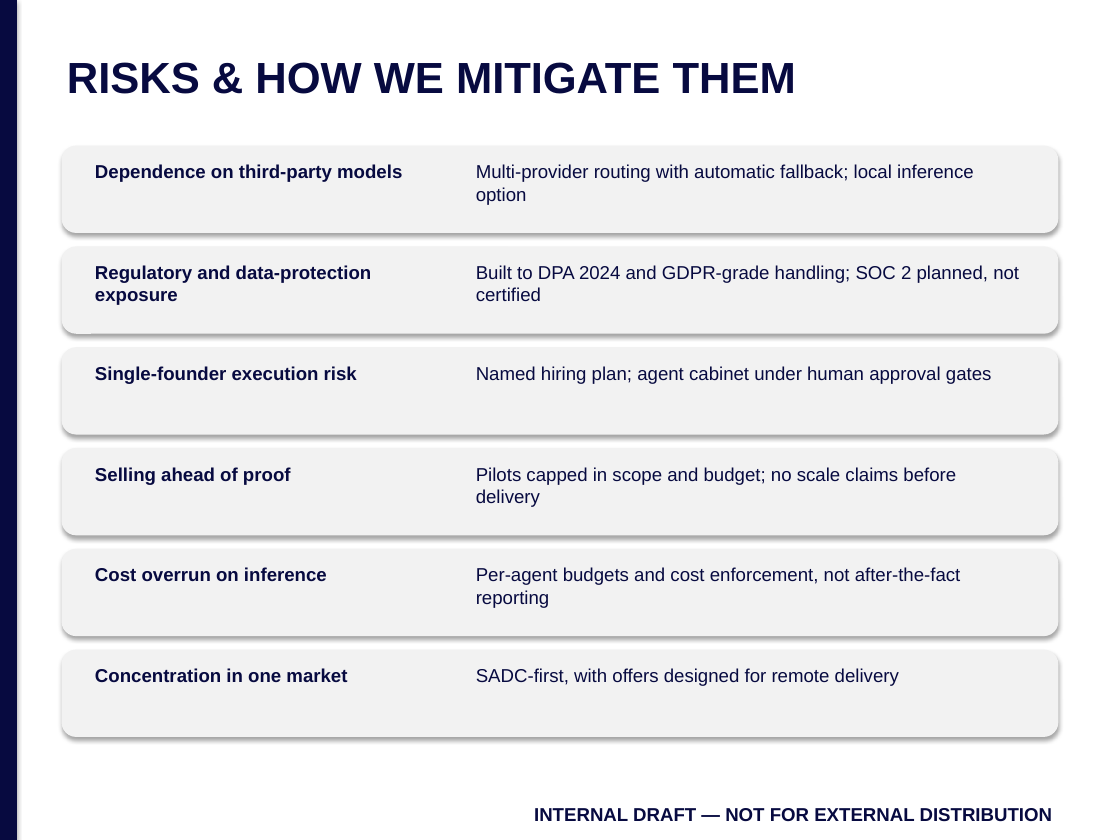
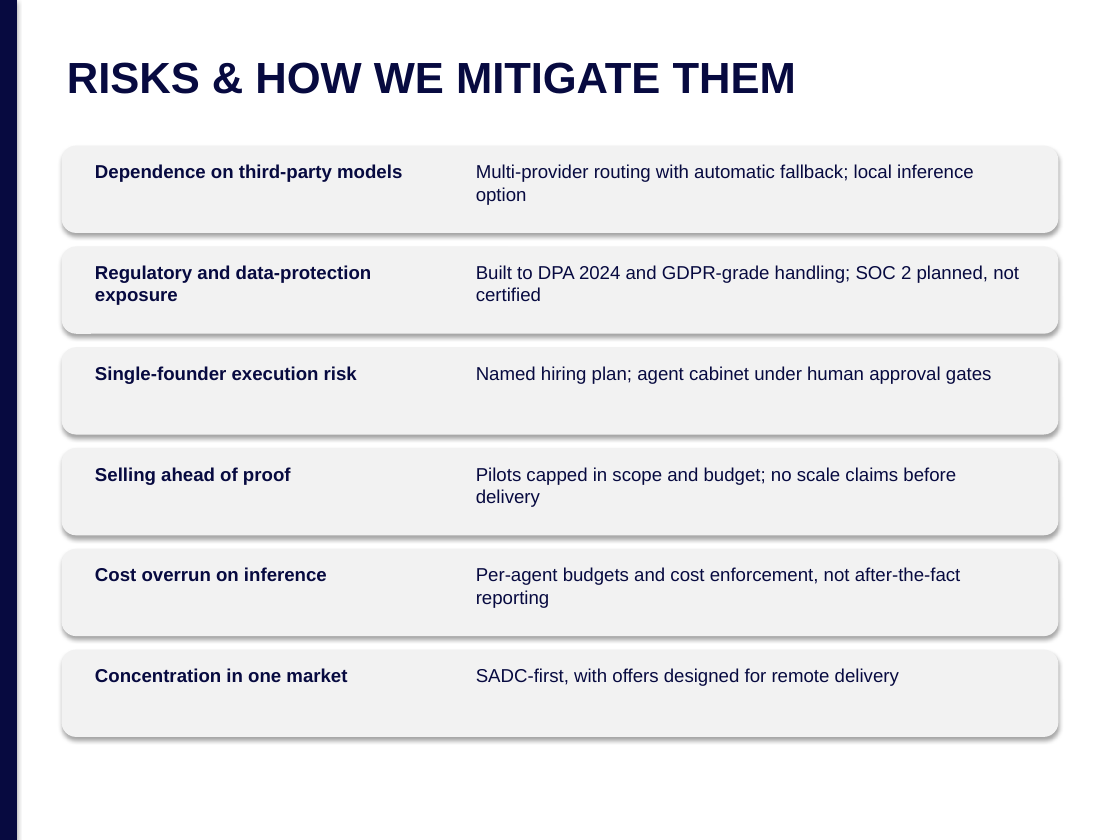
Before and after one commit to jmlusu/light-speed-holdings, a slide deck: slide 11 of static/brand/templates/pitch-deck.pptx. Drawn at 1120x840 pixels with LibreOffice and Linux fonts; fonts in the diff are those of the drawing. Boxes give left, top, right and bottom in pixels: in the first picture for what was removed or moved away, otherwise in the second. Text is boxed around its words. In the diff, an @@ line names an element or a change of style, - is before the commit and + after.

```diff
--- a/static/brand/templates/pitch-deck.pptx
+++ b/static/brand/templates/pitch-deck.pptx
@@ text removed at (x1=534, y1=808, x2=1053, y2=822) @@
-INTERNAL DRAFT — NOT FOR EXTERNAL DISTRIBUTION
```
Also in this commit, not shown: 10 other slides changed, 18 other files.
